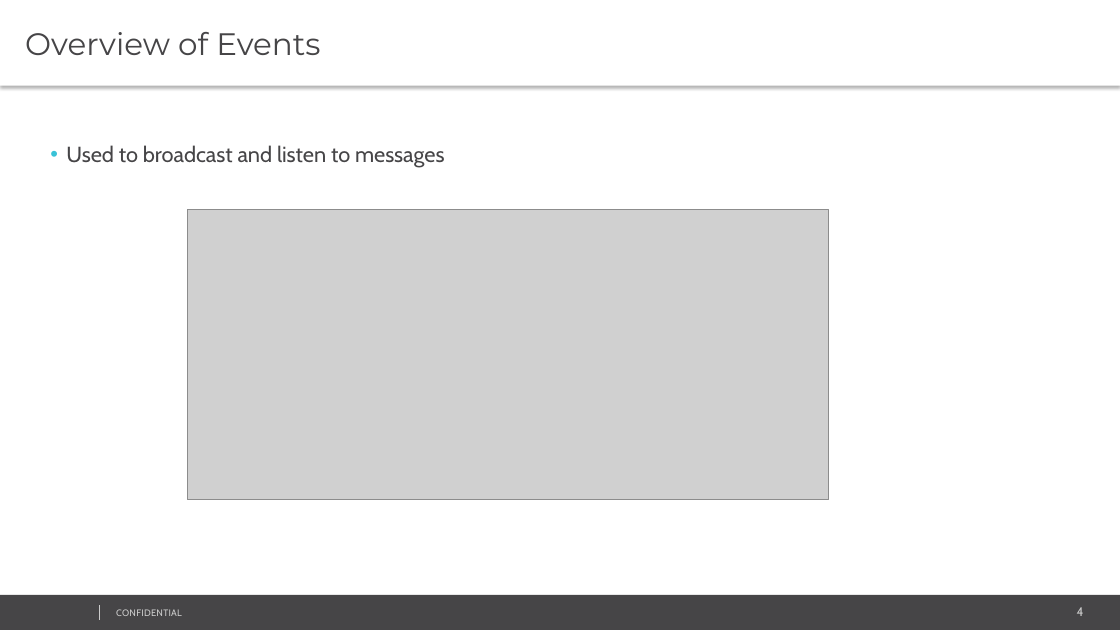
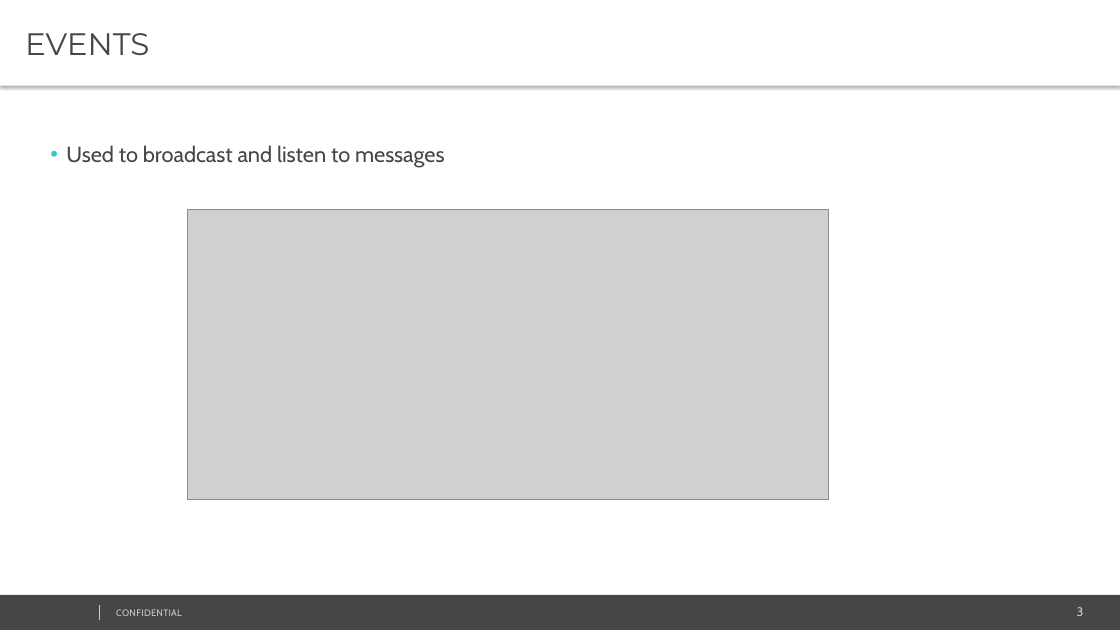
Before and after one commit to sampath42/Delegate_Events, a slide deck: slide 3 of M7/07 Delegates and Events.pptx (slide 4 before the commit). Drawn at 1120x630 pixels with LibreOffice and Linux fonts; fonts in the diff are those of the drawing; grey boxes stand for pictures; background and template pictures are left out. Boxes give left, top, right and bottom in pixels: in the first picture for what was removed or moved away, otherwise in the second. Text is boxed around its words. In the diff, an @@ line names an element or a change of style, - is before the commit and + after.

```diff
--- a/M7/07 Delegates and Events.pptx
+++ b/M7/07 Delegates and Events.pptx
@@ text at (25,33,149,55): text changed @@
-Overview of Events
+EVENTS
@@ page number at (1077,607,1084,616): text changed @@
-4
+3
```
Also in this commit, not shown: 5 other slides changed, 4 slides added, 8 slides removed, 17 other files.
